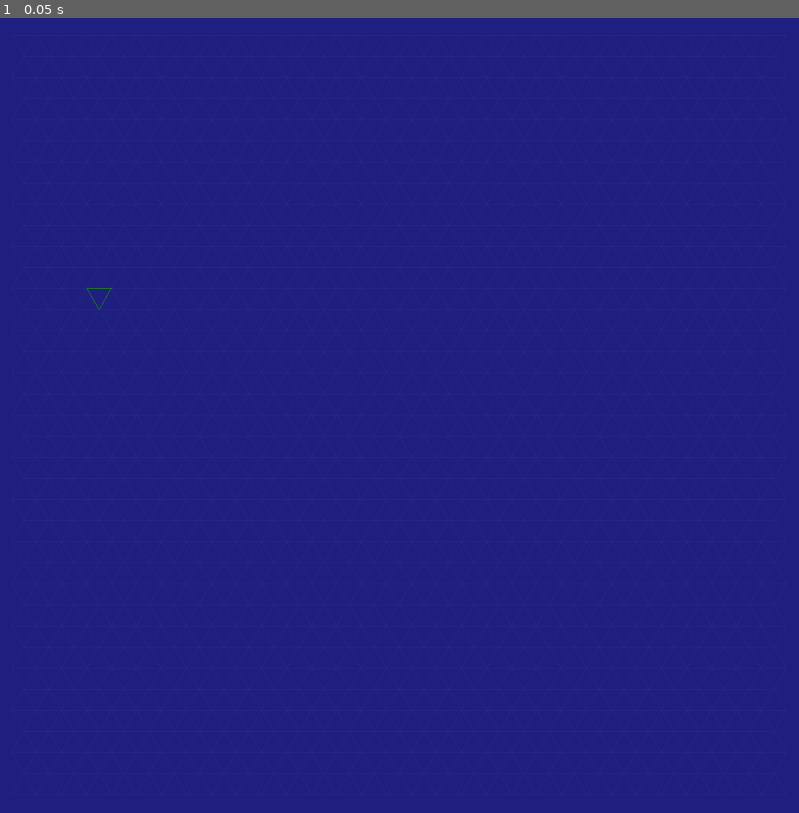
Above: before the commit, frame 1.
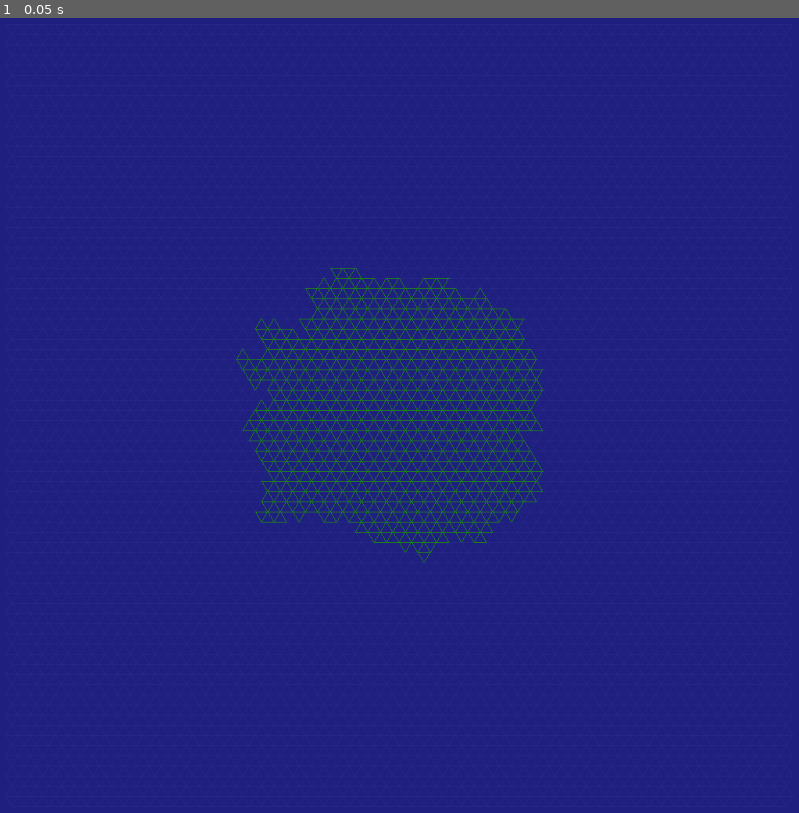
Above: after the commit, the same moment.

Repository: MichaelReel/2DMapGen_2022
Game: Godot game, scene res://PixelDrawn/TriBlobs.tscn
Two runs of this game, one before a commit and one after it. Both use one fixed random seed, a clock stepped at 60 frames per second and the inputs below. This scene is started directly instead of the project's main scene.
Inputs:
- Up to frame 1 (0.05 s): no input

The runs differ from the first frame. In frame 1, 3.2% of the frame differs, in the area x 10-69%, y 31-69%.

Commit message:
Some blob making works. Need to fix starting points

Diff:
--- a/PixelDrawn/TriBlobs.gd
+++ b/PixelDrawn/TriBlobs.gd
@@ -3,17 +3,18 @@
 onready var image := Image.new()
 onready var imageTexture := ImageTexture.new()
 onready var ready := false
-
-const CELL_EDGE := 32.0
+onready var rng := RandomNumberGenerator.new()
+
+const CELL_EDGE := 16.0
 const SEA_COLOR := Color8(32, 32, 128, 255)
 const GRID_COLOR := Color8(40, 40, 136, 255)
 const COAST_COLOR := Color8(128, 128, 32, 255)
 const RIVER_COLOR := Color8(128, 32, 32, 255)
 const LAND_COLOR := Color8(32, 128, 32, 255)
-
+const FRAME_TIME_MILLIS := 30
 
 var base_grid: BaseGrid
-var tri_blob: TriBlob
+var land_blob: TriBlob
 
 
 class BasePoint:
@@ -122,6 +123,8 @@
 	var _points: Array
 	var _edges: Array
 	var _neighbours: Array
+	var _parent: Object = null
+	var _pos: Vector2
 
 	func _init(a: BaseLine, b: BaseLine, c: BaseLine) -> void:
 		_points = [a.shared_point(b), a.shared_point(c), b.shared_point(c)]
@@ -129,6 +132,7 @@
 		_edges = [a, b, c]
 		for edge in _edges:
 			edge.set_border_of(self)
+		_pos = (_points[0]._pos + _points[1]._pos + _points[2]._pos) / 3.0
 
 	func update_neighbours_from_edges() -> void:
 		for edge in _edges:
@@ -138,6 +142,25 @@
 
 	func get_points() -> Array:
 		return _points
+
+	func get_parent() -> Object:
+		return _parent
+
+	func set_parent(parent: Object) -> void:
+		_parent = parent
+
+	func get_neighbours_with_parent(parent: Object) -> Array:
+		var parented_neighbours = []
+		for neighbour in _neighbours:
+			if neighbour.get_parent() == parent:
+				parented_neighbours.append(neighbour)
+		return parented_neighbours
+
+	func count_neighbours_with_parent(parent: Object) -> int:
+		return get_neighbours_with_parent(parent).size()
+
+	func get_neighbours_no_parent() -> Array:
+		return get_neighbours_with_parent(null)
 
 
 class BaseGrid:
@@ -216,37 +239,79 @@
 			draw_line_on_image(image, line._a._pos, line._b._pos, color)
 		image.unlock()
 
-	func get_triangles() -> Array:
-		return _grid_tris
+#	func get_triangle_closest_to(point: Vector2) -> BaseTriangle:
+#		pass
+
+	func get_middle_triangle() -> BaseTriangle:
+		return _grid_tris[_grid_tris.size() / 2]
 
 
 class TriBlob:
 	var _grid: BaseGrid
-	var _start: BaseTriangle
-
-	func _init(grid: BaseGrid):
+	var _cells: Array
+	var _rng: RandomNumberGenerator
+	var _cell_limit: int
+
+	func _init(grid: BaseGrid, rng: RandomNumberGenerator, cell_limit: int = 1):
 		_grid = grid
-		var tris = grid.get_triangles()
-		_start = tris[randi() % len(tris)]
-
-	static func draw_triangle_on_image(image: Image, a: Vector2, b: Vector2, c: Vector2, color: Color) -> void:
+		_cells = []
+		_rng = rng
+		_cell_limit = cell_limit
+		var start = grid.get_middle_triangle()
+		add_triangle_as_cell(start)
+
+	func add_triangle_as_cell(triangle: BaseTriangle) -> void:
+		triangle.set_parent(self)
+		_cells.append(triangle)
+
+	static func draw_tri_points_on_image(image: Image, a: Vector2, b: Vector2, c: Vector2, color: Color) -> void:
 		BaseGrid.draw_line_on_image(image, a, b, color)
 		BaseGrid.draw_line_on_image(image, a, c, color)
 		BaseGrid.draw_line_on_image(image, b, c, color)
 
+	static func draw_triangle_on_image(image: Image, triangle: BaseTriangle, color: Color) -> void:
+		var points := triangle.get_points()
+		draw_tri_points_on_image(image, points[0]._pos, points[1]._pos, points[2]._pos, color)
+
 	func draw_triangles(image: Image, color: Color) -> void:
 		image.lock()
-		var points := _start.get_points()
-		draw_triangle_on_image(image, points[0]._pos, points[1]._pos, points[2]._pos, color)
+		for cell in _cells:
+			draw_triangle_on_image(image, cell, color)
 		image.unlock()
+
+	func sort_desc_attachment(a: BaseTriangle, b: BaseTriangle) -> bool:
+		return a.count_neighbours_with_parent(self) > b.count_neighbours_with_parent(self)
+
+	func expand_tick() -> void:
+		var frame_end = OS.get_ticks_msec() + FRAME_TIME_MILLIS
+
+		while OS.get_ticks_msec() < frame_end and _cells.size() < _cell_limit:
+			_cells.shuffle()  # Note: Uses the global rng
+			var index : int = 0
+			# Find a cell with neighbours that haven't been assimilated
+			var expand_cells : Array = _cells[index].get_neighbours_no_parent()
+			while expand_cells.size() == 0:
+				if index + 1 < _cells.size():
+					index += 1
+					expand_cells = _cells[index].get_neighbours_no_parent()
+				else:
+					_cell_limit = _cells.size()
+					print("Blob appears to have filled the medium")
+					return
+			# Of the potential cells, order by the most attached
+			expand_cells.sort_custom(self, "sort_desc_attachment")
+			# Grab the top one and "expand"
+			add_triangle_as_cell(expand_cells[0])
 
 
 func _ready() -> void:
 	image.create(int(rect_size.x), int(rect_size.y), false, Image.FORMAT_RGBA8)
 	image.fill(SEA_COLOR)
+#	rng.seed = hash("island")
+	rng.seed = OS.get_system_time_msecs()
 
 	base_grid = BaseGrid.new(CELL_EDGE, rect_size)
-	tri_blob = TriBlob.new(base_grid)
+	land_blob = TriBlob.new(base_grid, rng, 1000)
 
 	ready = true
 
@@ -256,6 +321,8 @@
 		return
 
 	base_grid.draw_grid(image, GRID_COLOR)
-	tri_blob.draw_triangles(image, LAND_COLOR)
+	land_blob.draw_triangles(image, LAND_COLOR)
+	land_blob.expand_tick()
+
 	imageTexture.create_from_image(image)
 	texture = imageTexture
